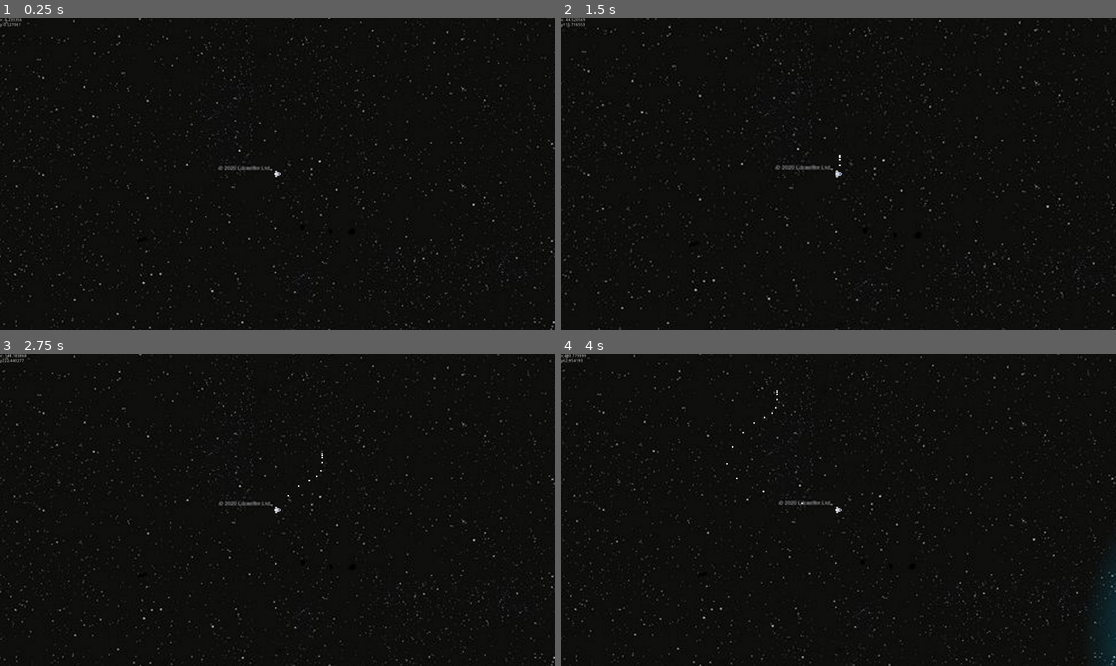
Above: before the commit, frames 1-4 (two rows, left to right).
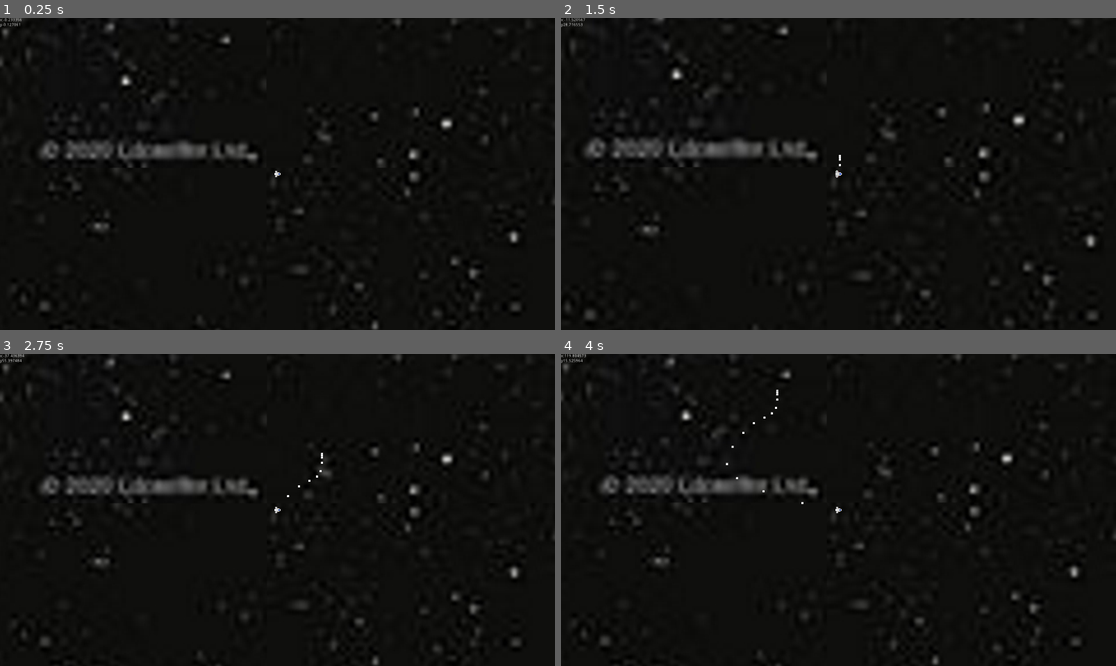
Above: after the commit, the same moments.

Repository: sadpereza/godot-physics-test
Game: Godot game, scene res://Main.tscn
Two runs of this game, one before a commit and one after it. Both use one fixed random seed, a clock stepped at 60 frames per second and the inputs below.
Inputs (mouse positions are in pixels of both pictures, inside the frame that each line leads up to):
- Up to frame 1 (0.25 s): no input
- Up to frame 2 (1.5 s): tap Enter at 0.5 s; move the mouse to (960, 158) at 0.52 s; hold D (ui_right) 0.53-1.28 s; tap Mouse wheel up (zoom_in) at 0.6 s; tap Space (ui_select) at 0.77 s; tap Mouse wheel down (zoom_out) at 0.8, 1.35 s; move the mouse to (727, 189) at 1.27 s; hold S (ui_down) from 1.28 s (still down)
- Up to frame 3 (2.75 s): tap Space (ui_select) at 1.52 s; tap Mouse wheel up (zoom_in) at 1.55, 2.1 s; move the mouse to (333, 441) at 2.02 s; release S (ui_down) at 2.03 s; hold D (ui_right) from 2.03 s (still down); tap Mouse wheel down (zoom_out) at 2.3 s
- Up to frame 4 (4 s): move the mouse to (810, 572) at 2.77 s; release D (ui_right) at 2.78 s; hold W (ui_up) 2.78-3.53 s; tap Mouse wheel down (zoom_out) at 2.85, 3.8 s; tap Space (ui_select) at 3.02, 3.77 s; tap Mouse wheel up (zoom_in) at 3.05, 3.6 s; move the mouse to (1005, 556) at 3.52 s; hold A (ui_left) from 3.53 s (still down)

The runs differ from the first frame. In frame 1, 4.5% of the frame differs, in the area x 0-100%, y 0-100%; in frame 2, 4.8%; in frame 3, 4.6%; in frame 4, 5.1%.

Commit message:
Downscaled Ship to allow for stronger gravity.

Diff:
--- a/Ship.gd
+++ b/Ship.gd
@@ -1,17 +1,13 @@
 extends RigidBody2D
 
 var velocity
-export var acceleration = 4
+export var acceleration = 1.0
 export var rotation_speed = 0.25
 
 var trail_particle = preload("res://Trail Particle.tscn")
 
 onready var zoom_factor = 16.0/15.0 # amount $Camera2D.zoom is multiplied by to zoom in
-signal zoom_out(factor)
-signal zoom_in(factor)
-
-func _ready():
-	print(zoom_factor)
+signal zoom_change(factor)
 
 func _physics_process(_delta):
 	if Input.is_action_pressed("ui_left"):
@@ -52,16 +48,15 @@
 		angular_velocity += rotation_speed
 
 	if Input.is_action_pressed("ui_cancel"):
+		# warning-ignore:return_value_discarded
 		get_tree().reload_current_scene()
 
 	if Input.is_action_just_released("zoom_in"):
 		$Camera2D.zoom = $Camera2D.zoom * zoom_factor
-		print("in")
-		emit_signal("zoom_in", zoom_factor)
+		emit_signal("zoom_change", zoom_factor)
 	if Input.is_action_just_released("zoom_out"):
-		$Camera2D.zoom = $Camera2D.zoom * 1/zoom_factor
-
-		emit_signal("zoom_out", zoom_factor)
+		$Camera2D.zoom = $Camera2D.zoom * 1.0/zoom_factor
+		emit_signal("zoom_change", 1.0/zoom_factor)
 
 
 func _on_Trail_Particle_Timer_timeout():
--- a/Ship.tscn
+++ b/Ship.tscn
@@ -11,11 +11,13 @@
 
 [node name="Sprite" type="Sprite" parent="."]
 rotation = 1.5708
+scale = Vector2( 0.25, 0.25 )
 z_index = 1
 texture = ExtResource( 1 )
 
 [node name="CollisionShape2D" type="CollisionPolygon2D" parent="."]
 visible = false
+scale = Vector2( 0.25, 0.25 )
 polygon = PoolVector2Array( -8.44395, -11.9688, -5.61639, -0.0633354, -8.34474, 11.8918, -2.64002, 11.8918, 1.17967, 5.83981, 6.28911, 5.93902, 12.0434, 1.42485, 12.0434, -1.30349, 6.9836, -6.41294, 1.13006, -6.26412, -2.68962, -12.0681 )
 
 [node name="Trail Particle Timer" type="Timer" parent="."]
@@ -24,5 +26,6 @@
 
 [node name="Camera2D" type="Camera2D" parent="."]
 current = true
+zoom = Vector2( 0.25, 0.25 )
 editor_draw_limits = true
 [connection signal="timeout" from="Trail Particle Timer" to="." method="_on_Trail_Particle_Timer_timeout"]
--- a/Trail Particle.tscn
+++ b/Trail Particle.tscn
@@ -4,7 +4,7 @@
 [ext_resource path="res://art/particle.png" type="Texture" id=2]
 
 [node name="Trail Particle" type="Sprite"]
-scale = Vector2( 0.44703, 0.44703 )
+scale = Vector2( 0.159225, 0.157304 )
 texture = ExtResource( 2 )
 script = ExtResource( 1 )
 
